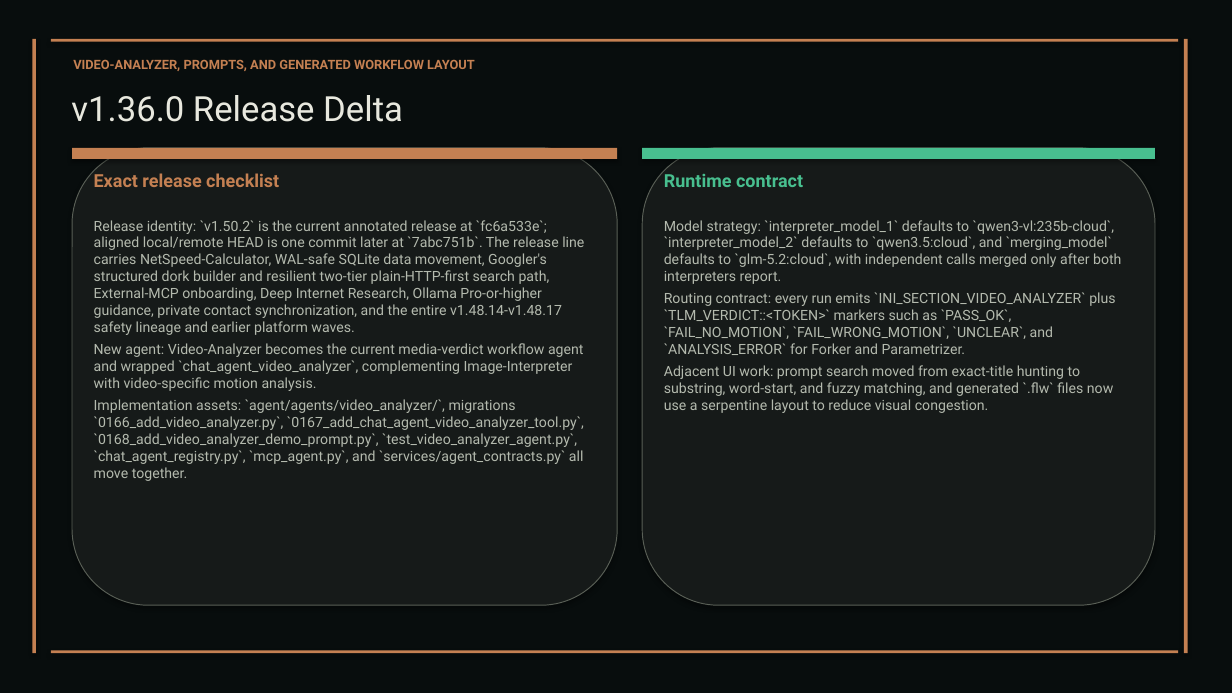
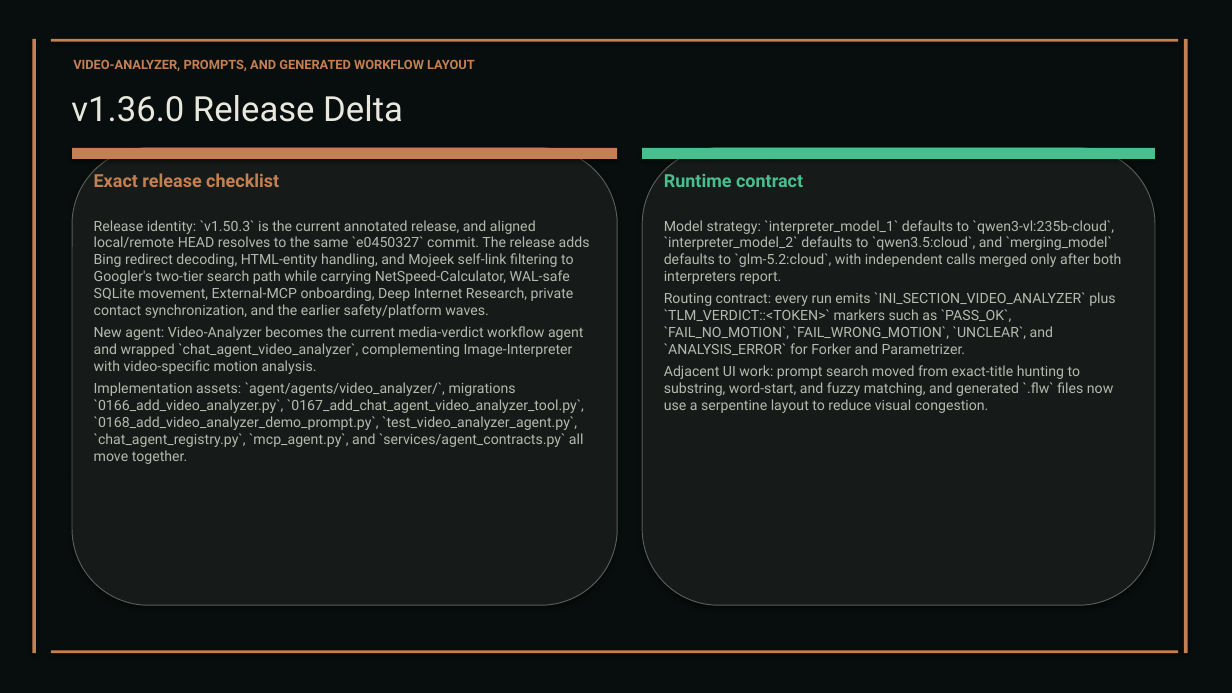
Before and after one commit to XAIHT/Tlamatini, a slide deck: slide 64 of Tlamatini_eXtended_Artificial_Intelligence_Humanly_Tempered.pptx. Drawn at 1232x693 pixels with LibreOffice and Linux fonts; fonts in the diff are those of the drawing. Boxes give left, top, right and bottom in pixels: in the first picture for what was removed or moved away, otherwise in the second. Text is boxed around its words. In the diff, an @@ line names an element or a change of style, - is before the commit and + after.

```diff
--- a/Tlamatini_eXtended_Artificial_Intelligence_Humanly_Tempered.pptx
+++ b/Tlamatini_eXtended_Artificial_Intelligence_Humanly_Tempered.pptx
@@ text at (x1=94, y1=220, x2=590, y2=318): text changed @@
-Release identity: `v1.50.2` is the current annotated release at `fc6a533e`; aligned local/remote HEAD is one commit later at `7abc751b`. The release line carries NetSpeed-Calculator, WAL-safe SQLite data movement, Googler's structured dork builder and resilient two-tier plain-HTTP-first search path, External-MCP onboarding, Deep Internet Research, Ollama Pro-or-higher guidance, private contact synchronization, and the entire v1.48.14-v1.48.17 safety lineage and earlier platform waves.
+Release identity: `v1.50.3` is the current annotated release, and aligned local/remote HEAD resolves to the same `e0450327` commit. The release adds Bing redirect decoding, HTML-entity handling, and Mojeek self-link filtering to Googler's two-tier search path while carrying NetSpeed-Calculator, WAL-safe SQLite movement, External-MCP onboarding, Deep Internet Research, private contact synchronization, and the earlier safety/platform waves.
```
Also in this commit, not shown: 19 other slides changed, 1 slide removed, 10 other files.
